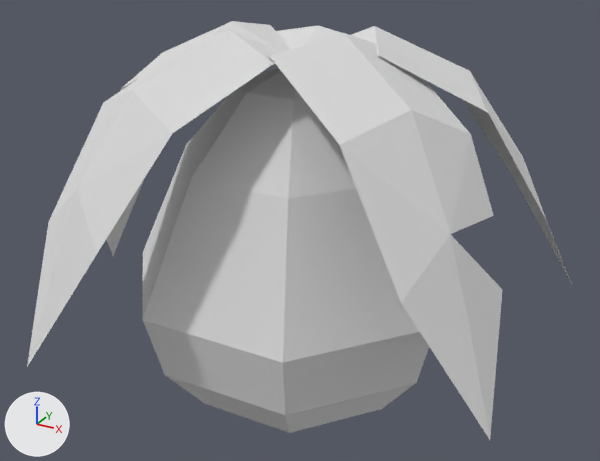
An edit to the glTF model public/models/palm-small.glb, drawn before and after from the same camera.
Rendered twice from a 50 mm lens placed at (2.12, -3.8, 2.75), pointed at (-0.03, 0.11, 0.79). Lighting does not change. The marker at lower left points along +X, +Y and +Z. Where no turn or scale is listed for an object, it has been applied to the vertices.

The first picture shows 'palm-small'.
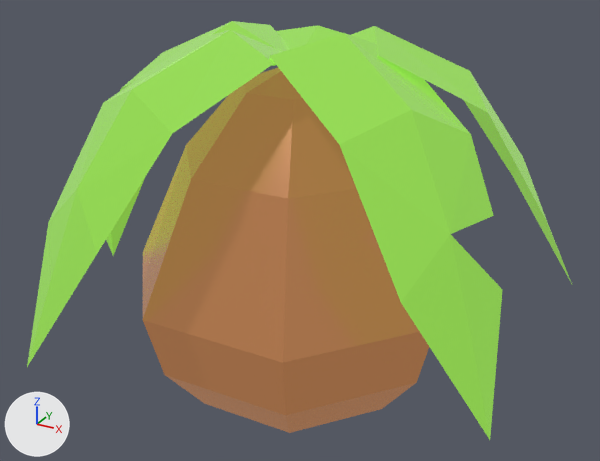
Edits to the scene script, one JSON object a line:
```json
{"op": "add", "block": "img_base", "code": ["img_base = load_image('base', '_unpacked/base', 1024, 1024, 'sRGB')"]}
{"op": "add", "block": "mat_lowpoly_colors_001", "code": ["mat_lowpoly_colors_001 = bpy.data.materials.new('LOWPOLY-COLORS.001')", "# uses the picture img_base"]}
{"block": "me_palm_small", "where": "me_palm_small.from_pydata(...)  # 98 vertices, 138 faces; spans x -1.64..1.41, y -1.31..1.6, z -0.08..1.99"}
{"op": "remove", "block": "me_palm_small", "code": "me_palm_small.materials.append(mat_lowpoly_colors)  # white #e7e7e7"}
{"op": "add", "block": "me_palm_small", "code": "me_palm_small.materials.append(mat_lowpoly_colors_001)"}
```

Location of each change, [x1, y1, x2, y2] in pixels of the pictures (600 x 461 px):
```json
{"object": "palm-small", "change": "recoloured", "before": [27, 21, 572, 440], "after": [27, 21, 572, 440]}
```
